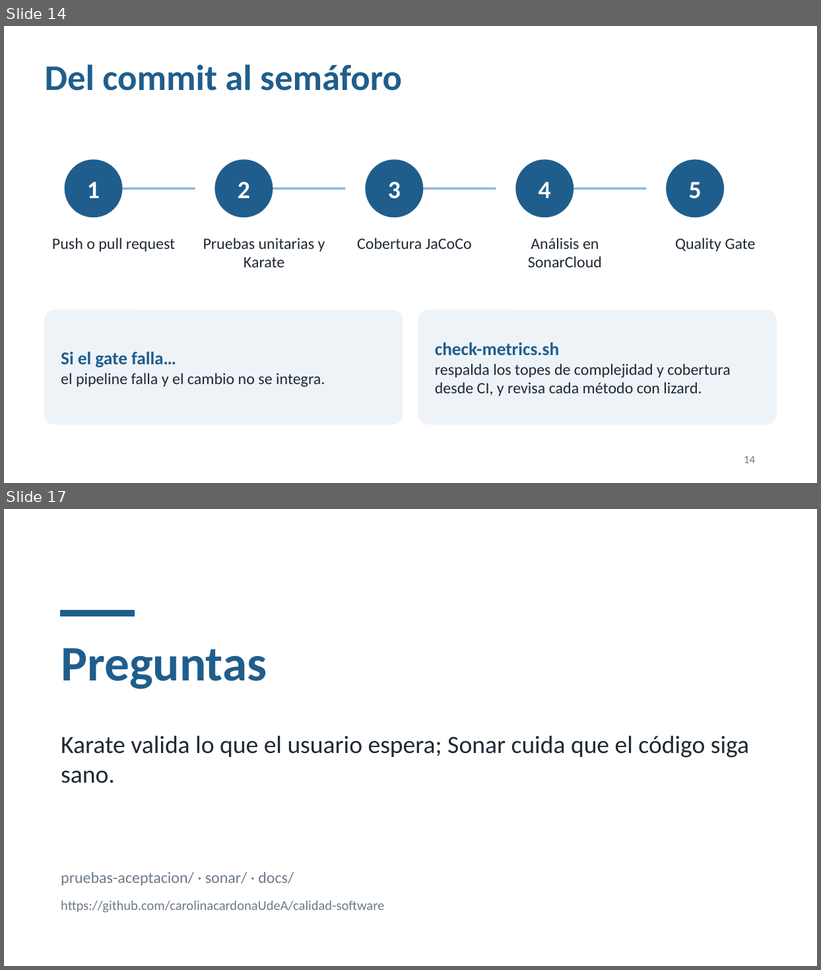
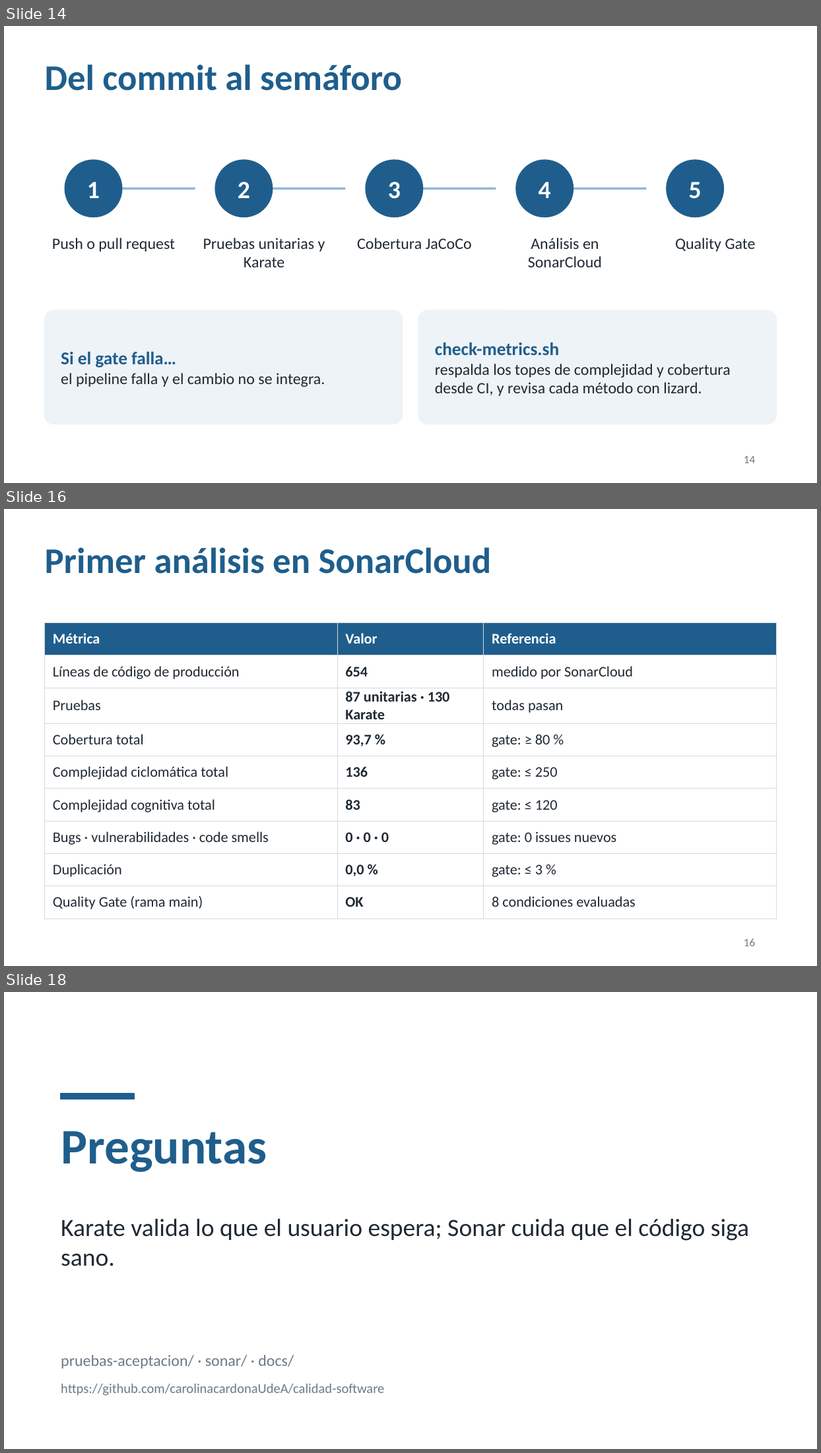
Before and after one commit to carolinacardonaUdeA/calidad-software, a slide deck: docs/Presentacion_Calidad_Calculadora.pptx. Shown one above the other, each under a label of ours: slides 14 and 17 before the commit, slides 14, 16 and 18 after it; the slides between them are not shown. The pictures are 821x970 and 821x1453 pixels, drawn with LibreOffice and Linux fonts; fonts in the diff are those of the drawing. Boxes give left, top, right and bottom in pixels: in the first picture for what was removed or moved away, otherwise in the second. Text is boxed around its words. In the diff, an @@ line names an element or a change of style, - is before the commit and + after.

Commit message:
mejoras finales sonar

```diff
--- a/docs/Presentacion_Calidad_Calculadora.pptx
+++ b/docs/Presentacion_Calidad_Calculadora.pptx
@@ slide 16 added at (x1=4, y1=509, x2=817, y2=966), background #FFFFFF @@
@@ title added at (x1=45, y1=547, x2=492, y2=574), 32 pt, text #1F5E8C, bold @@
+Primer análisis en SonarCloud
@@ table added at (x1=45, y1=623, x2=776, y2=912), 9 rows, 3 columns @@
+Métrica | Valor | Referencia
+Líneas de código de producción | 654 | medido por SonarCloud
+Pruebas | 87 unitarias · 130 Karate | todas pasan
+Cobertura total | 93,7 % | gate: ≥ 80 %
+Complejidad ciclomática total | 136 | gate: ≤ 250
+Complejidad cognitiva total | 83 | gate: ≤ 120
+Bugs · vulnerabilidades · code smells | 0 · 0 · 0 | gate: 0 issues nuevos
+Duplicación | 0,0 % | gate: ≤ 3 %
+Quality Gate (rama main) | OK | 8 condiciones evaluadas
@@ page number added at (x1=744, y1=939, x2=755, y2=947), 10 pt, text #6C7A89 @@
+16
@@ what was slide 17 is now slide 18 @@
```
Also in this commit, not shown: 4 slides changed, 7 other files.
